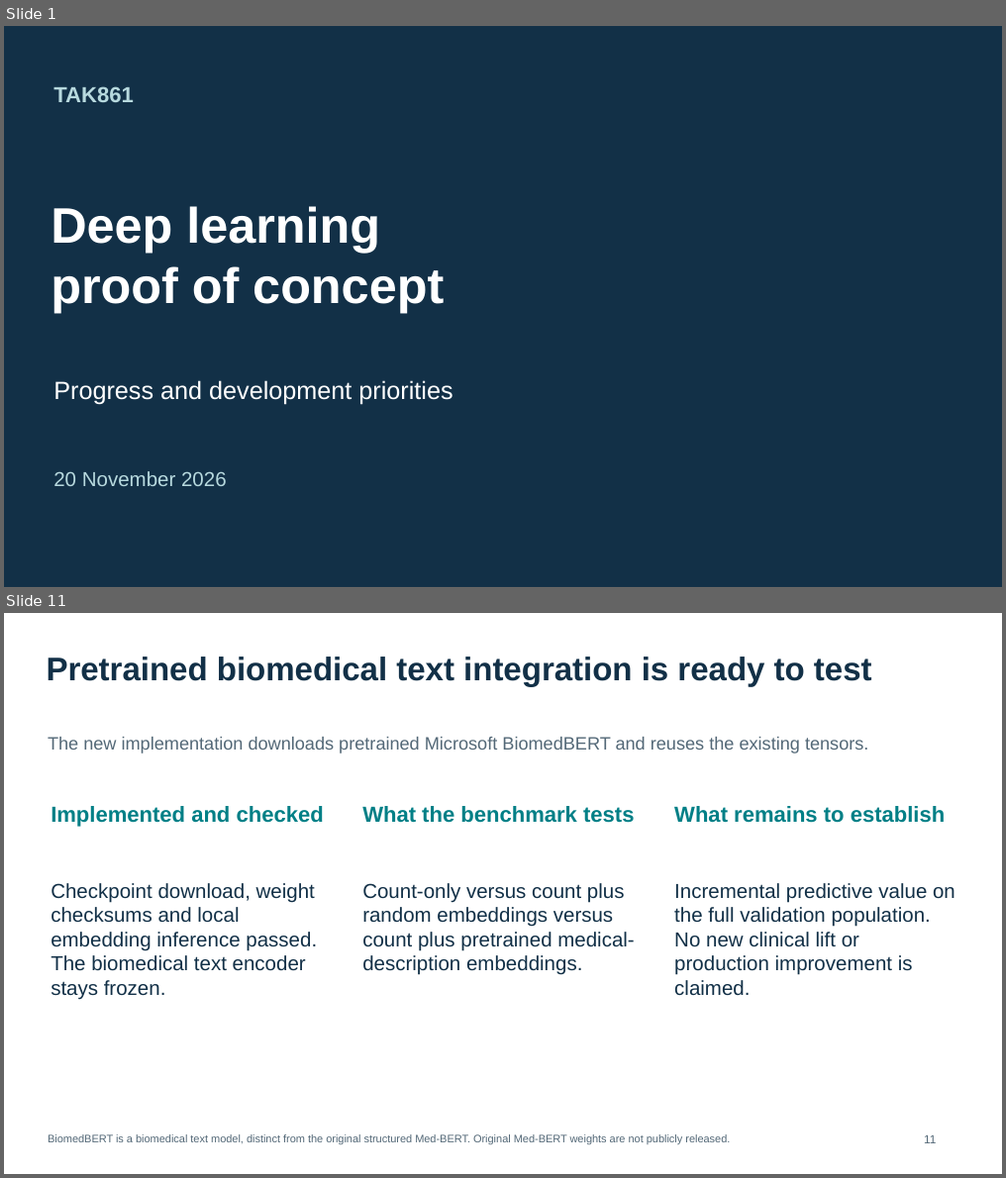
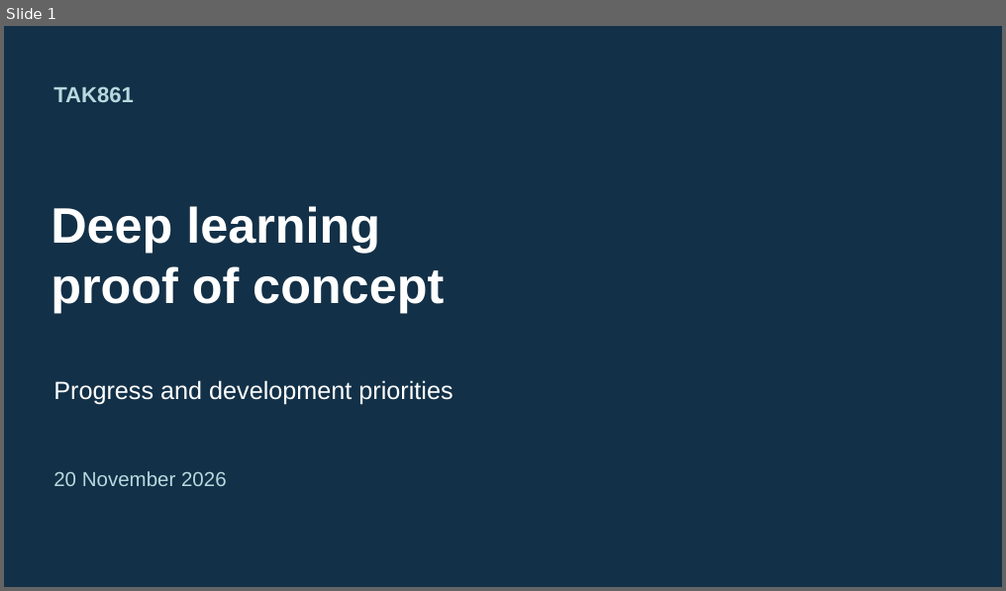
Before and after one commit to prkharr/tak861-transformer-evaluation, a slide deck: notebooks/expanded cohort/TAK861_Progress_20261120.pptx. Shown one above the other, each under a label of ours: slides 1 and 11 before the commit, slide 1 after it; the slides between them are not shown. The pictures are 1006x1178 and 1006x591 pixels, drawn with LibreOffice and Linux fonts; fonts in the diff are those of the drawing. Boxes give left, top, right and bottom in pixels: in the first picture for what was removed or moved away, otherwise in the second. Text is boxed around its words. In the diff, an @@ line names an element or a change of style, - is before the commit and + after.

Commit message:
Simplify progress deck and fix repeated-run slide text

```diff
--- a/notebooks/expanded cohort/TAK861_Progress_20261120.pptx
+++ b/notebooks/expanded cohort/TAK861_Progress_20261120.pptx
@@ slide 11 removed at (4,613,1002,1174), background #FFFFFF @@
@@ text removed at (47,657,872,687) @@
-Pretrained biomedical text integration is ready to test
@@ text removed at (48,737,868,754) @@
-The new implementation downloads pretrained Microsoft BiomedBERT and reuses the existing tensors.
@@ text removed at (51,806,324,827) @@
-Implemented and checked
@@ text removed at (362,806,634,823) @@
-What the benchmark tests
@@ text removed at (674,806,945,823) @@
-What remains to establish
@@ text removed at (51,883,317,1000) @@
-Checkpoint download, weight checksums and local embedding inference passed. The biomedical text encoder stays frozen.
@@ text removed at (362,883,634,975) @@
-Count-only versus count plus random embeddings versus count plus pretrained medical-description embeddings.
@@ text removed at (674,883,955,996) @@
-Incremental predictive value on the full validation population. No new clinical lift or production improvement is claimed.
@@ text removed at (48,1135,730,1146) @@
-BiomedBERT is a biomedical text model, distinct from the original structured Med-BERT. Original Med-BERT weights are not publicly released.
@@ text removed at (924,1136,936,1144) @@
-11
```
Also in this commit, not shown: 10 slides changed, 2 other slides removed, 2 other files.
